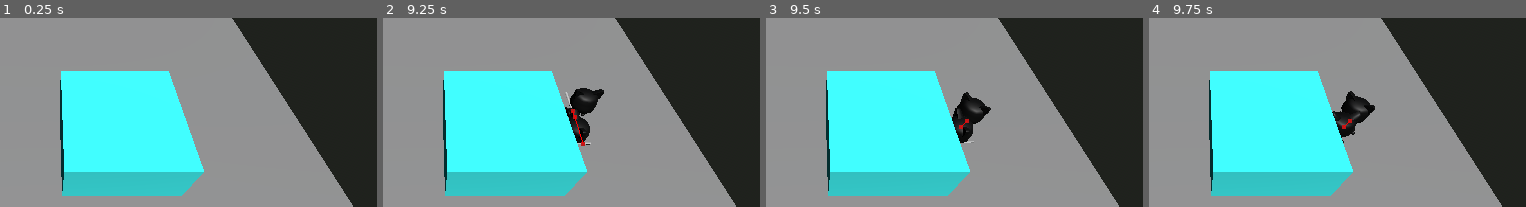
Above: before the commit, frames 1-4 (left to right).
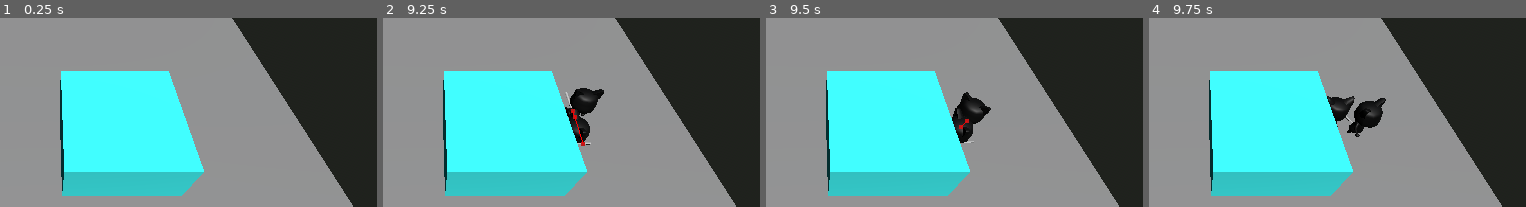
Above: after the commit, the same moments.

Repository: bruom/Gatinhos
Game: Godot game, scene res://Scenes/main.tscn
Same seed, same stepped clock (60 frames per second), same inputs: the game is played once before the commit and once after it.
Inputs:
- Up to frame 1 (0.25 s): no input
- Up to frame 2 (9.25 s): hold D (Right) 0.53-1.28 s; hold F (Interact) 0.53-1.28 s; hold S (Backward) 1.28-2.03 s; tap F (Interact) at 1.35, 2.3, 3.05, 4.35, 5.3, 6.05, 7.35, 8.3, 9.05 s; hold D (Right) 2.03-2.78 s; hold Shift (Run) 2.03-2.78 s; hold W (Forward) 2.78-3.53 s; tap Ctrl (Sneak) at 2.85, 5.85, 8.85 s; hold F (Interact) 3.53-4.28 s; hold A (Left) 3.53-5.03 s; hold S (Backward) 5.03-5.78 s; hold Shift (Run) 5.03-5.78 s; hold D (Right) 5.78-6.53 s; hold W (Forward) 6.53-7.28 s; hold F (Interact) 6.53-7.28 s; hold D (Right) 7.28-8.03 s; hold S (Backward) 8.03-8.78 s; hold Shift (Run) 8.03-8.78 s; hold A (Left) from 8.78 s (still down)
- Up to frame 3 (9.5 s): keep holding A (Left)
- Up to frame 4 (9.75 s): release A (Left) at 9.53 s; hold W (Forward) from 9.53 s (still down); hold F (Interact) from 9.53 s (still down)
The pictures show only the part of the screen within x 43-93%, y 21-71%; the shares and areas given below are measured in that part.

Frames 1-3 are identical in both runs. In frame 4, 1.8% of the frame differs, in the area x 47-63%, y 38-67%.

Commit message:
Enemy interaction with items

Diff:
--- a/Scenes/deleteme.tscn
+++ b/Scenes/deleteme.tscn
@@ -1,13 +1,13 @@
-[gd_scene load_steps=3 format=3 uid="uid://mmvjna68huvr"]
+[gd_scene load_steps=4 format=3 uid="uid://mmvjna68huvr"]
 
 [ext_resource type="PackedScene" uid="uid://nkh8gcim1mk4" path="res://Scenes/player.tscn" id="1_tdawx"]
 [ext_resource type="PackedScene" uid="uid://dmr1u7rosrxfr" path="res://Scenes/door.tscn" id="2_gw25u"]
+[ext_resource type="PackedScene" uid="uid://5thv6qle75qj" path="res://Scenes/item.tscn" id="3_jxqvo"]
 
 [node name="deleteme" type="Node3D"]
 
 [node name="Camera3D" type="Camera3D" parent="."]
-transform = Transform3D(1, 0, 0, 0, 1, 0, 0, 0, 1, 0, 0, 4)
-current = true
+transform = Transform3D(1, 0, 0, 0, 0.875591, 0.483053, 0, -0.483053, 0.875591, 0, 1.5906, 3.28754)
 
 [node name="Player" parent="." instance=ExtResource("1_tdawx")]
 transform = Transform3D(0.5, 0, 0, 0, 0.5, 0, 0, 0, 0.5, 0, 0, 1.76982)
@@ -16,3 +16,6 @@
 
 [node name="Door2" parent="." instance=ExtResource("2_gw25u")]
 transform = Transform3D(1, 0, 0, 0, 1, 0, 0, 0, 1, 2.74274, 0, 0)
+
+[node name="Item" parent="." instance=ExtResource("3_jxqvo")]
+transform = Transform3D(1, 0, 0, 0, 1, 0, 0, 0, 1, 0, 0.1, 0.971795)
--- a/Scenes/enemy.tscn
+++ b/Scenes/enemy.tscn
@@ -1,13 +1,10 @@
-[gd_scene load_steps=5 format=3 uid="uid://cbgwftqyu6xhq"]
+[gd_scene load_steps=4 format=3 uid="uid://cbgwftqyu6xhq"]
 
 [ext_resource type="Script" path="res://Scripts/enemy.gd" id="1_0q6mp"]
 [ext_resource type="PackedScene" uid="uid://bavl8tqj08fh1" path="res://Scenes/cat.tscn" id="2_djtmh"]
 
 [sub_resource type="StandardMaterial3D" id="StandardMaterial3D_auvwt"]
 albedo_color = Color(1, 0, 0, 1)
-
-[sub_resource type="StandardMaterial3D" id="StandardMaterial3D_wrunl"]
-albedo_color = Color(1, 1, 0.192157, 1)
 
 [node name="enemy" type="CharacterBody3D"]
 collision_layer = 4
@@ -17,7 +14,6 @@
 axis_lock_angular_z = true
 script = ExtResource("1_0q6mp")
 alert_material = SubResource("StandardMaterial3D_auvwt")
-suspicious_material = SubResource("StandardMaterial3D_wrunl")
 
 [node name="nav_agent" type="NavigationAgent3D" parent="."]
 path_desired_distance = 0.3
--- a/Scenes/player.tscn
+++ b/Scenes/player.tscn
@@ -1,18 +1,15 @@
-[gd_scene load_steps=4 format=3 uid="uid://nkh8gcim1mk4"]
+[gd_scene load_steps=5 format=3 uid="uid://nkh8gcim1mk4"]
 
 [ext_resource type="Script" path="res://Scripts/player.gd" id="1_keg1m"]
 [ext_resource type="PackedScene" uid="uid://bavl8tqj08fh1" path="res://Scenes/cat.tscn" id="2_obngv"]
 [ext_resource type="AudioStream" uid="uid://cexaxjjjkjh0c" path="res://Assets/Sound/footstep (placeholder).wav" id="3_p84ql"]
+[ext_resource type="PackedScene" uid="uid://5thv6qle75qj" path="res://Scenes/item.tscn" id="4_1e70m"]
 
 [node name="Player" type="CharacterBody3D"]
-collision_layer = 2
-collision_mask = 7
-axis_lock_linear_y = true
-axis_lock_angular_x = true
-axis_lock_angular_z = true
 script = ExtResource("1_keg1m")
 run_speed = 2.0
 play_sfx = false
+item_placer = ExtResource("4_1e70m")
 
 [node name="cat" parent="." instance=ExtResource("2_obngv")]
 
--- a/Scripts/enemy.gd
+++ b/Scripts/enemy.gd
@@ -87,6 +87,12 @@
 		investigating = false
 		enemy_state = EnemyState.ALERT
 		chase_target = target.global_position
+	var item_in_sight = look_for_items()
+	if item_in_sight != null:
+		print("ITEM DETECTED")
+		enemy_state = EnemyState.SUSPICIOUS
+		investigation_target = item_in_sight.global_position
+		item_in_sight.remove_from_group("ActiveItems")
 
 #sound array is Array[[origin: Vector3, radius: float]]
 func check_for_sounds(sound_array):
@@ -118,9 +124,19 @@
 			var collider_hit = cast_ray(target.global_position)
 			if collider_hit != null:
 				if collider_hit is CharacterBody3D:
-					print("i c")
+#					print("i c")
 					return true
 	return false
+
+func look_for_items():
+	var level_items = get_parent().get_tree().get_nodes_in_group("ActiveItems")
+	for item in level_items:
+		var angle_to_target = rad_to_deg(calculate_angle(item.global_position))
+		if angle_to_target < vision_angle / 2.0:
+			var collider_hit = cast_ray(item.global_position)
+			if collider_hit != null:
+				return item
+	return null
 
 func calculate_angle(target: Vector3) -> float:
 	var forward_pos = -global_transform.basis.z
--- a/Scripts/player.gd
+++ b/Scripts/player.gd
@@ -10,7 +10,12 @@
 @export var sneak_speed: float = 0.5
 @export var sound_radius: float = 1.5
 @export var play_sfx: bool = true
+@export var item_placer: PackedScene
 var current_sound_radius: float = 0.0
+var items = {
+	1: 0, #Toy
+	2: 0  #Catnip
+}
 
 func _physics_process(delta):
 	RenderingServer.global_shader_parameter_set("player_position", global_position)
@@ -42,3 +47,26 @@
 		var collision = get_slide_collision(i)
 		var collider = collision.get_collider()
 		on_hit.emit(collider)
+
+func pickup_item(item):
+	self.items[item.item_type] += 1
+	item.remove_from_group("PlacedItems")
+
+func _input(event):
+	if event.is_action_pressed("UseItem1"):
+		self.use_item(1)
+	if event.is_action_pressed("UseItem2"):
+		self.use_item(2)
+
+func use_item(item_type):
+	if items[item_type] > 0:
+		print("Using item: " + str(item_type))
+		items[item_type] -= 1
+		var new_item = item_placer.instantiate()
+		get_parent().add_child(new_item)
+		new_item.position = self.global_position
+		new_item.position.y += 0.1
+		new_item.active = true
+		new_item.item_effect()
+	else:
+		print("No item of type: " + str(item_type))
